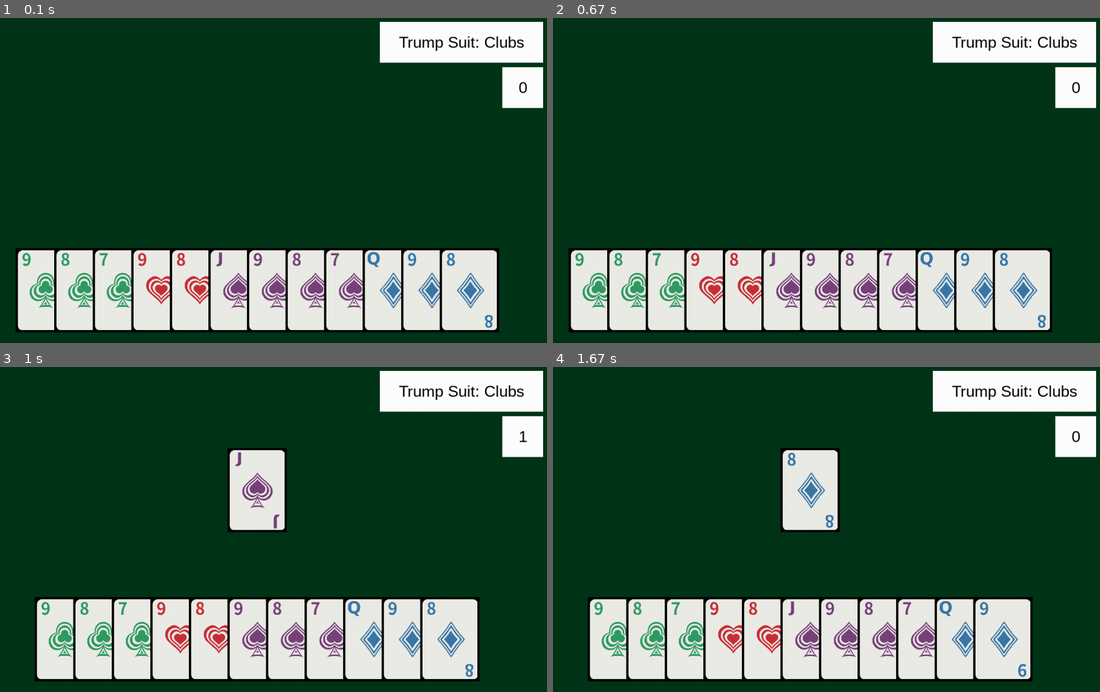
Above: before the commit, frames 1-4 (two rows, left to right).
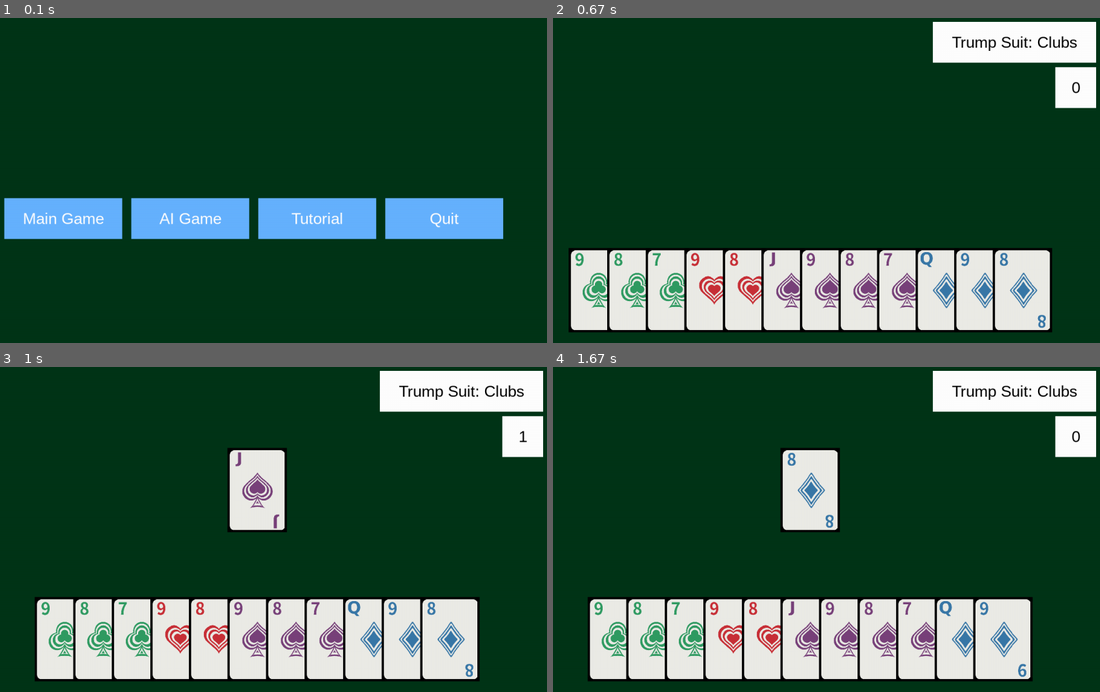
Above: after the commit, the same moments.

Repository: SkylerMime/NinetyNine
Game: pygame game, started from ninety_nine/graphical_main_game.py
Two runs of this game, one before a commit and one after it. Both use one fixed random seed, a clock stepped at 60 frames per second and the inputs below.
Inputs (mouse positions are in pixels of both pictures, inside the frame that each line leads up to):
- Up to frame 1 (0.1 s): no input
- Up to frame 2 (0.67 s): click (618, 219) at 0.38 s, where only the run after the commit has a clickable "Main Game"
- Up to frame 3 (1 s): press the mouse at (382, 640) at 0.7 s; move the mouse to (306, 627) at 0.8 s; release the mouse at (229, 614) at 0.93 s
- Up to frame 4 (1.67 s): click (793, 474) at 1.05 s; click (1012, 614) at 1.38 s

The runs differ from the first frame. In frame 1, 39% of the frame differs, in the area x 0-100%, y 1-97%; in frame 2, nothing differs; in frame 3, nothing differs; in frame 4, nothing differs.

Commit message:
Added menu screen

Diff:
--- a/ninety_nine/constants.py
+++ b/ninety_nine/constants.py
@@ -23,6 +23,13 @@
 }
 
 
+class MenuOptions(Enum):
+    MAIN_GAME = "Main Game"
+    AI_GAME = "AI Game"
+    TUTORIAL = "Tutorial"
+    QUIT = "Quit"
+
+
 class GameStage(Enum):
     BIDDING = 0
     PLAYING = 1
--- a/ninety_nine/file_renamer.py
+++ /dev/null
@@ -1,50 +0,0 @@
-import os
-import shutil
-
-# Directory where the files are located
-directory = "card_images"
-
-# Change to the directory
-os.chdir(directory)
-
-# Mapping of card ranks to their corresponding names
-rank_mapping = {
-    "6": "6",
-    "7": "7",
-    "8": "8",
-    "9": "9",
-    "10": "10",
-    "11": "jack",
-    "12": "queen",
-    "13": "king",
-    "1": "ace",
-}
-
-# Mapping of card suits to their corresponding names
-suit_mapping = {
-    "diamond": "diamonds",
-    "heart": "hearts",
-    "spade": "spades",
-    "club": "clubs",
-}
-
-# Iterate through each file in the directory
-for suit in suit_mapping:
-    os.chdir(suit)
-    for filename in os.listdir("."):
-        # Check if the file is a regular file
-        if os.path.isfile(filename):
-            # Check if the file has a valid name to be renamed
-            rank = os.path.splitext(filename)[0]
-            if rank in rank_mapping and os.path.splitext(filename)[1] == ".svg":
-                # Construct the new filename with suit and rank
-                new_filename = f"{suit_mapping[suit]}_{rank_mapping[rank]}.svg"
-
-                # Rename the file
-                os.rename(filename, new_filename)
-                print(f"Renamed: {filename} -> {new_filename}")
-            # Check if the file ends with ".png" and delete it
-            elif filename.endswith(".png") or rank not in rank_mapping:
-                os.remove(filename)
-                print(f"Deleted: {filename}")
-    os.chdir("..")
--- a/ninety_nine/graphical_main_game.py
+++ b/ninety_nine/graphical_main_game.py
@@ -13,6 +13,7 @@
     PLAYER_TYPES,
     NUM_TRICKS,
     NUM_PLAYERS,
+    MenuOptions,
 )
 from ninety_nine.monte_carlo_tree_search import NinetyNineMCST
 
@@ -52,6 +53,11 @@
 BUTTON_TOP = HAND_TOP - BUTTON_HEIGHT - 20
 BUTTON_HORIZONTAL_CENTER = WINDOW_WIDTH // 2
 BUTTON_LEFT = BUTTON_HORIZONTAL_CENTER - BUTTON_WIDTH // 2
+
+SPACE_BETWEEN_MENU_BUTTONS = 20
+NUM_OPTIONS = len(MenuOptions)
+WIDTH_OF_FULL_MENU = (BUTTON_WIDTH + SPACE_BETWEEN_MENU_BUTTONS - 1) * NUM_OPTIONS
+MENU_LEFT_START = BUTTON_HORIZONTAL_CENTER - (WIDTH_OF_FULL_MENU // 2)
 
 TEXTVIEW_WIDTH = 360
 TEXTVIEW_HEIGHT = 90
@@ -129,6 +135,7 @@
         self.text_color = (BUTTON_TEXT_COLOR,)
         self.message = "Confirm Bid"
         self.visible = False
+        self.menu_option: MenuOptions | None = None
 
 
 class ClickableCard(Card):
@@ -170,9 +177,35 @@
     clock = pygame.time.Clock()
 
     while True:
-        player_types = PLAYER_TYPES  # TODO: Control based on player input
-        # player_types = AI_PLAYER_COMBINATION
-        # display_welcome_message()
+        selected_menu_option = None
+        buttons = []
+        for option_num, menu_option in enumerate(MenuOptions):
+            menu_string = menu_option.value
+            new_button = Button()
+            new_button.rect.left = (
+                MENU_LEFT_START + (BUTTON_WIDTH + SPACE_BETWEEN_MENU_BUTTONS) * option_num
+            )
+            new_button.render_message(menu_string)
+            new_button.menu_option = menu_option
+            buttons.append(new_button)
+
+        while not selected_menu_option:
+            selected_menu_option = get_clicked_menu_option(buttons)
+            # graphics
+            draw_menu(screen, buttons)
+            clock.tick(60)
+
+        player_types = PLAYER_TYPES
+        match selected_menu_option:
+            case MenuOptions.MAIN_GAME:
+                player_types = PLAYER_TYPES
+            case MenuOptions.AI_GAME:
+                player_types = AI_PLAYER_COMBINATION
+            case MenuOptions.QUIT:
+                pygame.quit()
+                raise SystemExit
+            case _:
+                raise SystemExit("Invalid menu option")
 
         images_dict = make_images_dict(game.get_all_cards())
 
@@ -214,7 +247,10 @@
         clickable_bid = get_clickable_cards(list(human_player.bid), images_dict)
 
         for player_num in range(num_players):
-            if player_types[player_num] in {PlayerTypes.RANDOM, PlayerTypes.MONTE_CARLO_AI}:
+            if player_types[player_num] in {
+                PlayerTypes.RANDOM,
+                PlayerTypes.MONTE_CARLO_AI,
+            }:
                 game_display.get_random_bid(game_state.PLAYERS[player_num])
 
         game_state, new_hand = do_bidding_loop(
@@ -247,6 +283,25 @@
         )
 
         display_final_scores(screen, game_state, clock)
+
+
+def get_clicked_menu_option(buttons: list[Button]):
+    for event in pygame.event.get():
+        if event.type == pygame.QUIT:
+            pygame.quit()
+            raise SystemExit
+        if event.type == pygame.MOUSEBUTTONUP:
+            for button in buttons:
+                if button.rect.collidepoint(event.pos):
+                    return button.menu_option
+    return None
+
+
+def draw_menu(screen, buttons):
+    screen.fill(BACKGROUND_COLOR)
+    for button in buttons:
+        draw_button(screen, button)
+    pygame.display.flip()
 
 
 def do_bidding_loop(
@@ -440,7 +495,7 @@
 def display_final_scores(screen, final_state, clock):
     final_scores = game.get_scores(final_state)
     continue_button = Button()
-    continue_button.render_message("Start new game")
+    continue_button.render_message("Menu")
     continue_button.visible = True
     continue_button.rect.top += 80
     while final_state.stage == GameStage.DONE:
--- a/ninety_nine/tests/test_graphical_main_game.py
+++ b/ninety_nine/tests/test_graphical_main_game.py
@@ -28,8 +28,8 @@
 @pytest.mark.parametrize(
     "card,filename",
     [
-        (Card(Rank.ACE, Suit.SPADES), "spades_ace.png"),
-        (Card(Rank.ACE, Suit.CLUBS), "clubs_ace.png"),
+        (Card(Rank.ACE, Suit.SPADES), "spades_ace.svg"),
+        (Card(Rank.ACE, Suit.CLUBS), "clubs_ace.svg"),
     ],
 )
 def test_filename_from_ace_of_spades(card, filename):
@@ -455,6 +455,7 @@
     return mock
 
 
+@pytest.mark.skip(reason="slow test")
 def test_playing_loop_with_mcst_versus_random(
     monkeypatch,
     mock_pygame,
@@ -487,3 +488,8 @@
     )
 
     assert len(final_state.PLAYERS[1].hand) == 0
+
+
+def test_main_menu_continue():
+    selected_option = graphics.get_clicked_menu_option()
+    assert selected_option == "Main Game"
--- a/ninety_nine/tests/test_monte_carlo_main_game.py
+++ b/ninety_nine/tests/test_monte_carlo_main_game.py
@@ -43,6 +43,7 @@
     assert truth_value is False
 
 
+@pytest.mark.skip(reason="slow test")
 @pytest.mark.usefixtures("seed_random")
 def test_monte_carlo_beats_random(game_state_after_bidding):
     player_types = {
Not shown, changed: README.md
Not shown, added: project_documents/problem_statement.md
